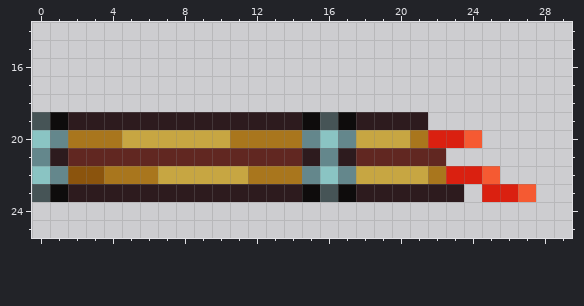
Edited in one commit: pixel-art sprite (Resources/Textures/_Ganimed/Structures/Power/Cables/mv_cable.rsi/mvcable_8.png). The picture above is the old version.
The file is 32x32 pixels. Shown: x 0..29, y 14..25.
Once edited:
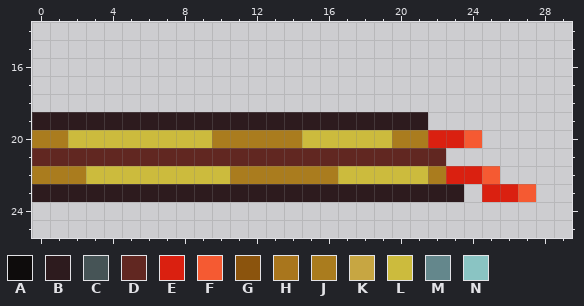
Palette (. is transparent): A #0e0c0c  B #2d1b1e  C #465456  D #612721  E #da2010  F #f55a32  G #8b540d  H #a9761d  J #aa7c1e  K #c7a642  L #ccbb3d  M #64878c  N #8ac4c3
Diff:
Changed rows in their new state; - is an unchanged pixel.
first column x 0:
19 BB-------------BBB-----
20 JJLLLLLLLLJJJJJLLLLLJJ-
21 DD-------------DDD-----
22 JJJLLLLLLLLJJJJJJLLLLLJ
23 BB-------------BBB-----
Pixel boxes of the changes (left, top, right, bottom) in both pictures:
changed: (32, 112, 446, 202)
